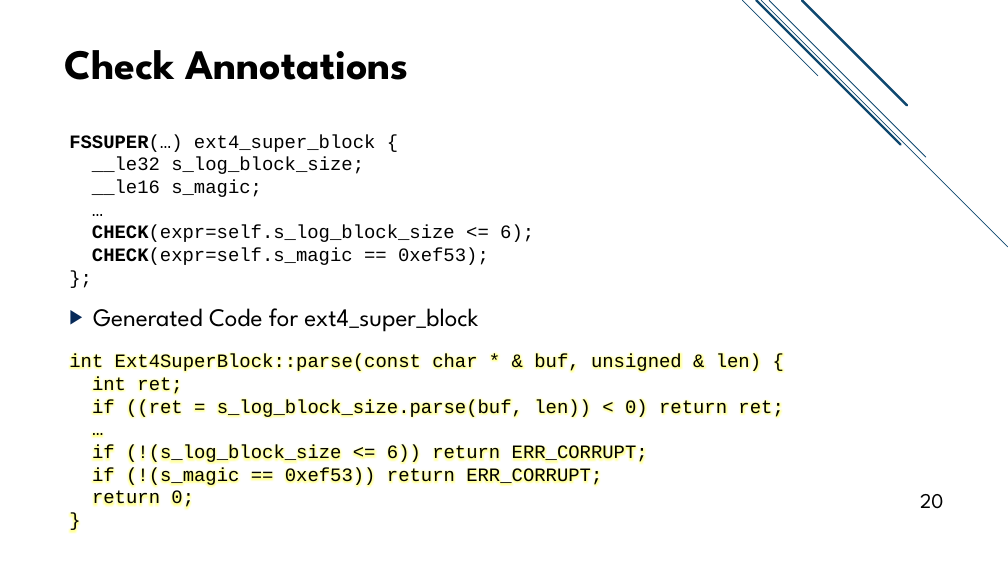
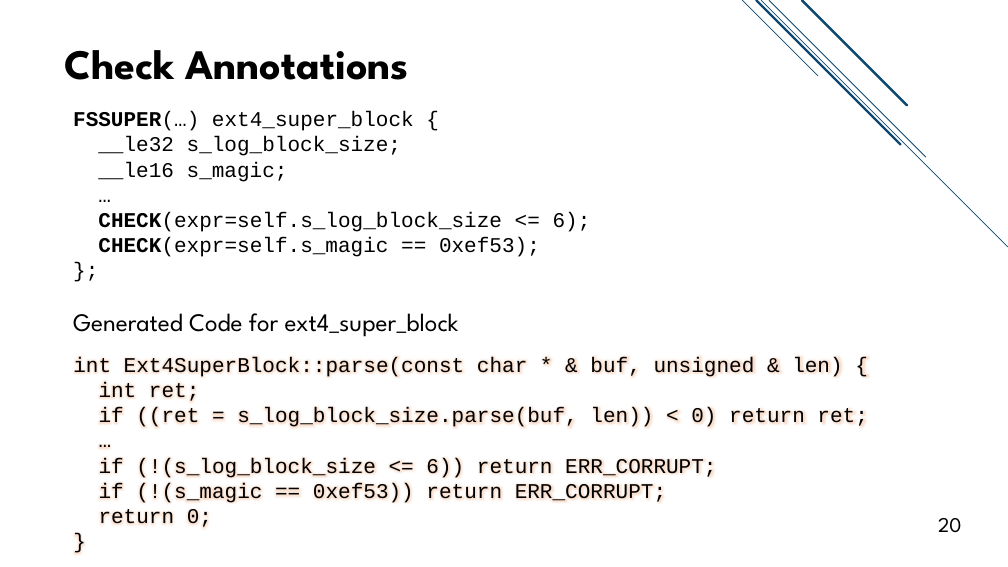
Before and after one commit to jacksun007/spiffy-paper, a slide deck: slide 20 of talk/spiffy_talk.pptx. Drawn at 1008x567 pixels with LibreOffice and Linux fonts; fonts in the diff are those of the drawing. Boxes give left, top, right and bottom in pixels: in the first picture for what was removed or moved away, otherwise in the second. Text is boxed around its words. In the diff, an @@ line names an element or a change of style, - is before the commit and + after.

Commit message:
fixed fonts, etc.

```diff
--- a/talk/spiffy_talk.pptx
+++ b/talk/spiffy_talk.pptx
@@ text "FSSUPER(…) ext4_super_block {" at (x1=73, y1=111, x2=591, y2=257): size 18 to 20 pt @@
@@ text "FSSUPER(…) ext4_super_block {" moved from (x1=69, y1=135, x2=534, y2=265) to (x1=73, y1=111, x2=591, y2=257) @@
@@ text "Generated Code for ext4_super_block" at (x1=73, y1=313, x2=459, y2=337): bullet ▶ to none; less space between paragraphs @@
@@ text "int Ext4SuperBlock::parse(const char * & ..." at (x1=73, y1=357, x2=867, y2=527): size 18 to 20 pt @@
@@ page number moved from (x1=920, y1=494, x2=944, y2=509) to (x1=938, y1=518, x2=962, y2=533) @@
```
Also in this commit, not shown: 39 other slides changed.
